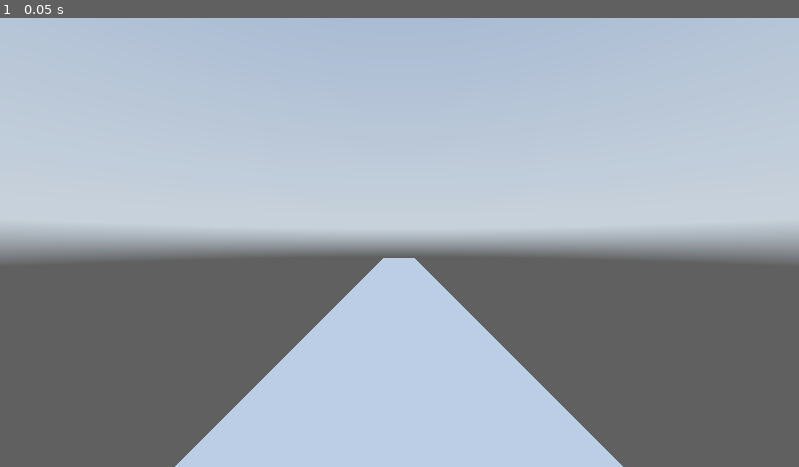
Above: before the commit, frame 1.
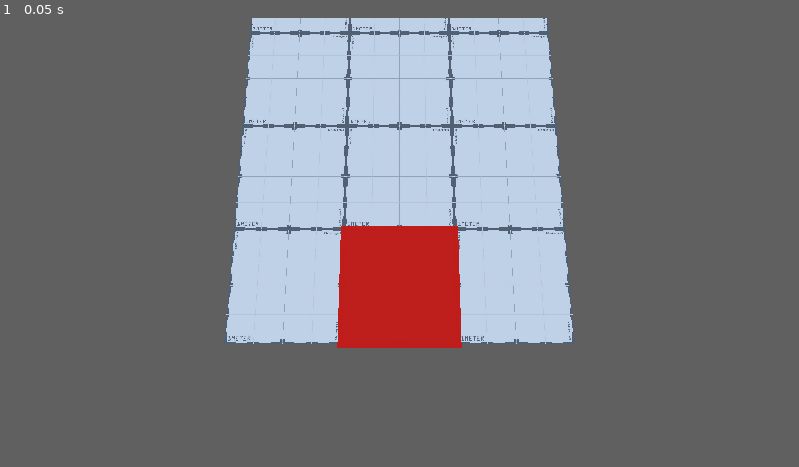
Above: after the commit, the same moment.

Repository: Calverin/Radio-Rideshare
Game: Godot game, scene res://Scenes/level_editor.tscn
Two runs of this game, one before a commit and one after it. Both use one fixed random seed, a clock stepped at 60 frames per second and the inputs below. This scene is started directly instead of the project's main scene. A sky picture missing from this copy of the repository is replaced by a grey-blue gradient.
Inputs:
- Up to frame 1 (0.05 s): no input

The runs differ from the first frame. In frame 1, 55% of the frame differs, in the area x 0-100%, y 0-100%.
Error in both runs: Invalid access to property or key 'title' on a base object of type 'Nil'. (res://Scripts/song.gd:7)

Commit message:
Level Editor Navigation

Diff:
--- a/Scenes/level_editor.tscn
+++ b/Scenes/level_editor.tscn
@@ -18,13 +18,26 @@
 tonemap_mode = 2
 glow_enabled = true
 
-[sub_resource type="StandardMaterial3D" id="StandardMaterial3D_wmmad"]
+[sub_resource type="StandardMaterial3D" id="StandardMaterial3D_x0tre"]
 albedo_texture = ExtResource("2_o1cen")
-uv1_scale = Vector3(100, 100, 100)
-uv1_triplanar = true
+albedo_texture_force_srgb = true
+normal_scale = 8.45
+heightmap_scale = 16.0
+uv1_scale = Vector3(3, 400, 1)
+texture_filter = 0
 
 [sub_resource type="PlaneMesh" id="PlaneMesh_g2je8"]
-size = Vector2(40, 400)
+lightmap_size_hint = Vector2i(152, 2002)
+material = SubResource("StandardMaterial3D_x0tre")
+size = Vector2(30, 4000)
+
+[sub_resource type="StandardMaterial3D" id="StandardMaterial3D_xlsxm"]
+transparency = 1
+albedo_color = Color(1, 0.113725, 0, 0.988235)
+
+[sub_resource type="BoxMesh" id="BoxMesh_iie70"]
+material = SubResource("StandardMaterial3D_xlsxm")
+size = Vector3(10, 1, 10)
 
 [node name="LevelEditor" type="Node"]
 script = ExtResource("1_yddgv")
@@ -43,12 +56,15 @@
 [node name="Level" type="Node3D" parent="."]
 
 [node name="Ground" type="MeshInstance3D" parent="Level"]
-transform = Transform3D(1, 0, 0, 0, 1, 0, 0, 0, 1, 0, 0, -150)
-material_override = SubResource("StandardMaterial3D_wmmad")
+transform = Transform3D(1, 0, 0, 0, 1, 0, 0, 0, 1, 0, 0, -1995)
 mesh = SubResource("PlaneMesh_g2je8")
 
-[node name="Camera" type="Camera3D" parent="Level"]
-transform = Transform3D(1, 0, 0, 0, 1, 0, 0, 0, 1, 0, 20, 40)
+[node name="Highlight" type="MeshInstance3D" parent="Level"]
+transform = Transform3D(1, 0, 0, 0, 1, 0, 0, 0, 1, 0, 1, 0)
+mesh = SubResource("BoxMesh_iie70")
+
+[node name="Camera" type="Camera3D" parent="Level/Highlight"]
+transform = Transform3D(1, 0, 0, 0, 0.144356, 0.989526, 0, -0.989526, 0.144356, 0, 25, 0)
 current = true
 
 [node name="Song" type="AudioStreamPlayer" parent="."]
--- a/Scripts/level_editor.gd
+++ b/Scripts/level_editor.gd
@@ -3,15 +3,38 @@
 var current_tile: Vector2i
 
 var current_level: Level
+var level_data
+var level_length: int
 
 @onready var LOADER = $Loader
+@onready var GROUND = $Level/Ground.mesh
+@onready var HIGHLIGHT: MeshInstance3D = $Level/Highlight
 
 func _ready() -> void:
 	var level = LevelLoader.current_level_name
-	if level:
-		print("Starting to edit level: " + level)
-		current_level = LOADER.load_level(level)
+	if not level:
+		return
+	print("Starting to edit level: " + level)
+	current_level = LOADER.load_level(level)
 
-# Called every frame. 'delta' is the elapsed time since the previous frame.
+	var lanes = current_level.lanes
+	GROUND.size.x = lanes * 10
+	GROUND.material.uv1_scale.x = lanes
+
+	current_tile = Vector2i((lanes / 2), 0)
+
+	level_data = current_level.data
+	level_length = len(level_data)
+
 func _process(delta: float) -> void:
-	pass
+	if (Input.is_action_just_pressed("ui_up")):
+		current_tile.y = min(current_tile.y + 1, level_length - 1)
+	if (Input.is_action_just_pressed("ui_down")):
+		current_tile.y = max(current_tile.y - 1, 0)
+	if (Input.is_action_just_pressed("ui_left")):
+		current_tile.x = max(current_tile.x - 1, 0)
+	if (Input.is_action_just_pressed("ui_right")):
+		current_tile.x = min(current_tile.x + 1, current_level.lanes - 1)
+
+	var speed = delta * 10
+	HIGHLIGHT.position = Vector3(lerpf(HIGHLIGHT.position.x, current_tile.x * 10 - (current_level.lanes / 2) * 10, speed), 1, lerpf(HIGHLIGHT.position.z, current_tile.y * -10, speed))
--- a/Scripts/song.gd
+++ b/Scripts/song.gd
@@ -8,8 +8,3 @@
 	stream = song
 	if get_parent().name == "World":
 		play()
-
-
-# Called every frame. 'delta' is the elapsed time since the previous frame.
-func _process(delta: float) -> void:
-	pass
Not shown: 1 places in Scenes/level_editor.tscn that only renumber resources
Not shown: 12 places in Scenes/world.tscn that only renumber resources
